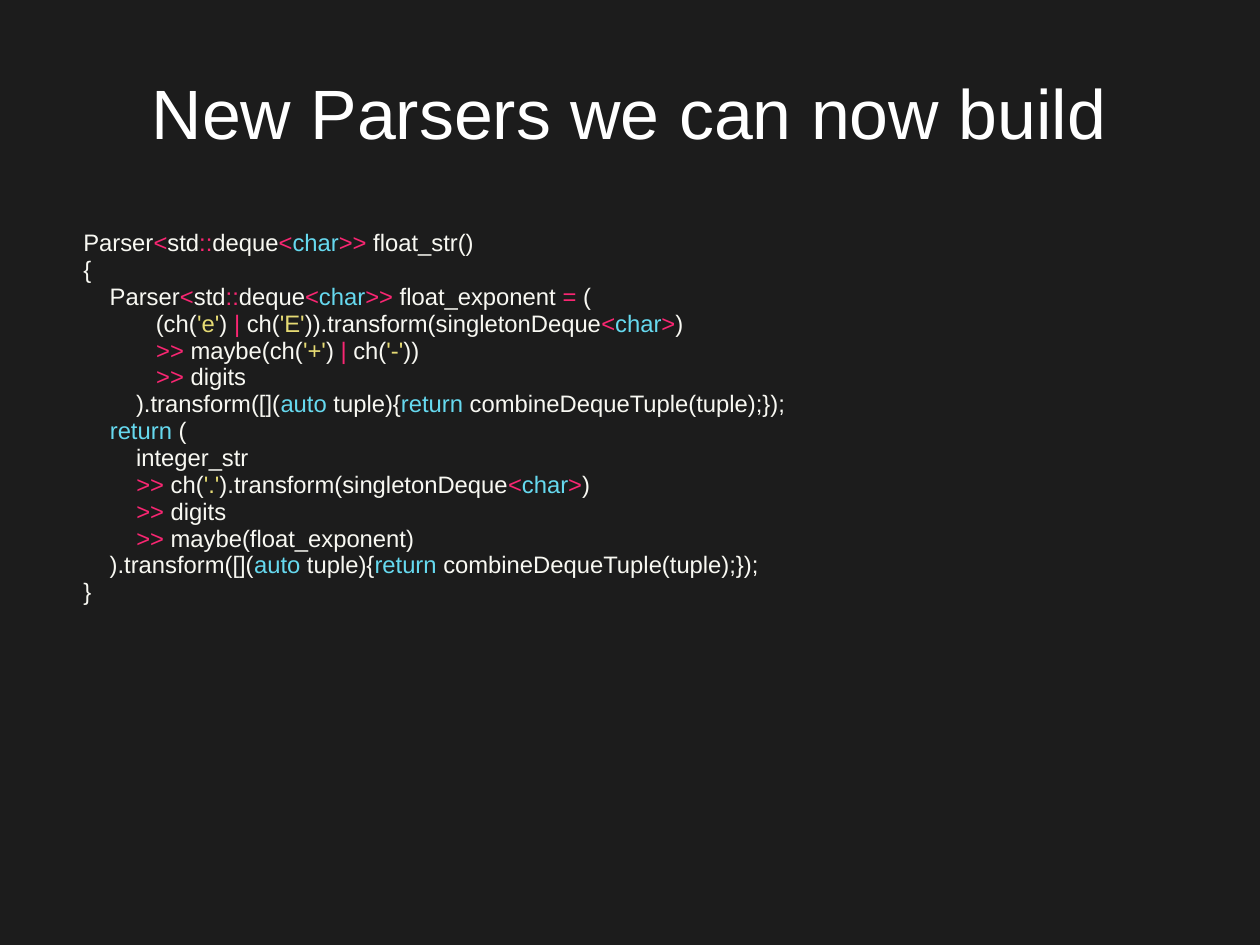
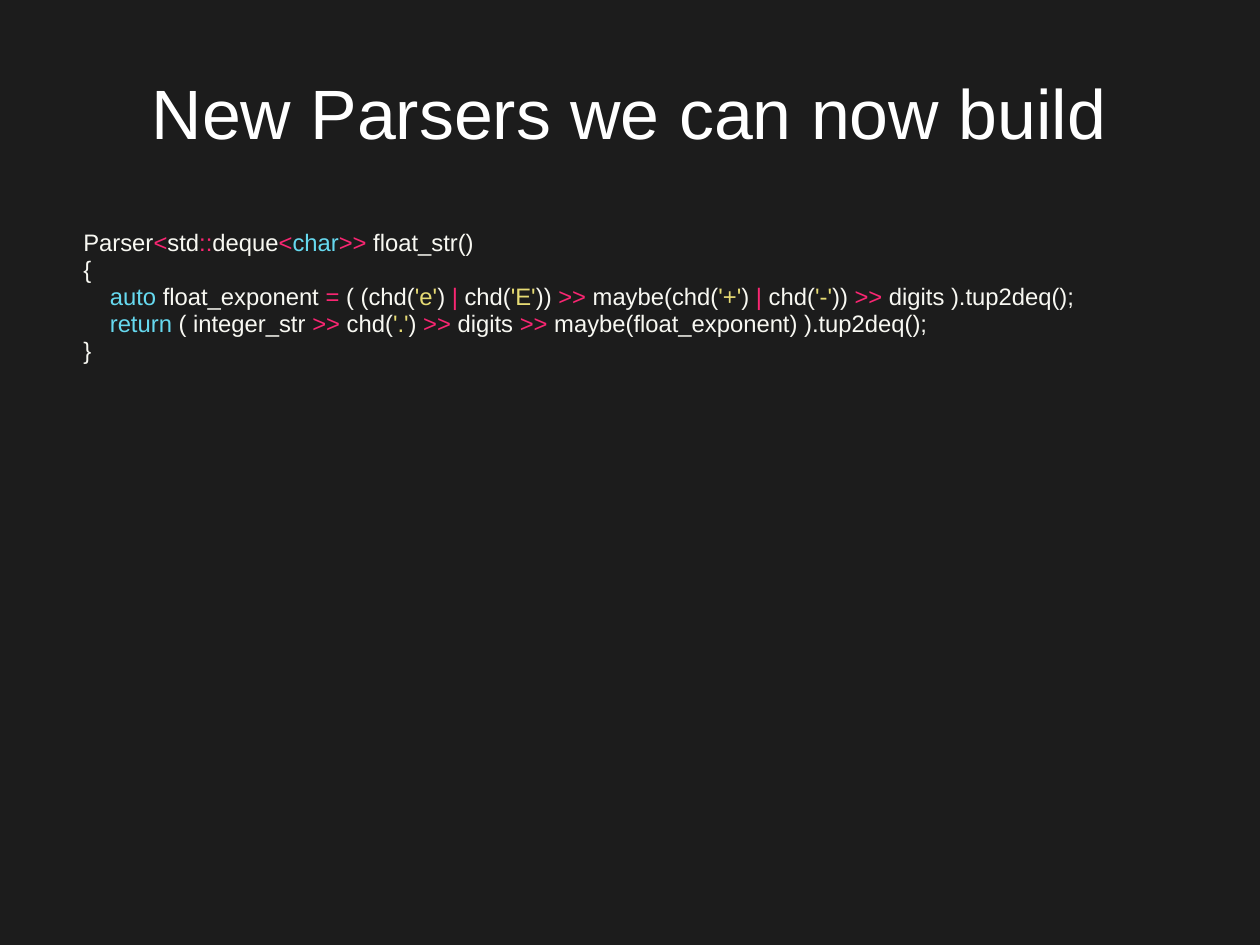
Before and after one commit to Qqwy/cc_pc, a slide deck: slide 40 of presentation2.odp (slide 37 before the commit). Drawn at 1260x945 pixels with LibreOffice and Linux fonts; fonts in the diff are those of the drawing. Boxes give left, top, right and bottom in pixels: in the first picture for what was removed or moved away, otherwise in the second. Text is boxed around its words. In the diff, an @@ line names an element or a change of style, - is before the commit and + after.

Commit message:
updated presentation.

```diff
--- a/presentation2.odp
+++ b/presentation2.odp
@@ text at [110, 287, 1074, 337]: text changed @@
-Parser<std::deque<char>> float_exponent = (
-(ch('e') | ch('E')).transform(singletonDeque<char>)
->> maybe(ch('+') | ch('-'))
->> digits
-).transform([](auto tuple){return combineDequeTuple(tuple);});
-return (
-integer_str
->> ch('.').transform(singletonDeque<char>)
->> digits
->> maybe(float_exponent)
-).transform([](auto tuple){return combineDequeTuple(tuple);});
+auto float_exponent = ( (chd('e') | chd('E')) >> maybe(chd('+') | chd('-')) >> digits ).tup2deq();
+return ( integer_str >> chd('.') >> digits >> maybe(float_exponent) ).tup2deq();
```
Also in this commit, not shown: 10 other slides changed, 10 slides added, 1 slide removed, 2 other files.
